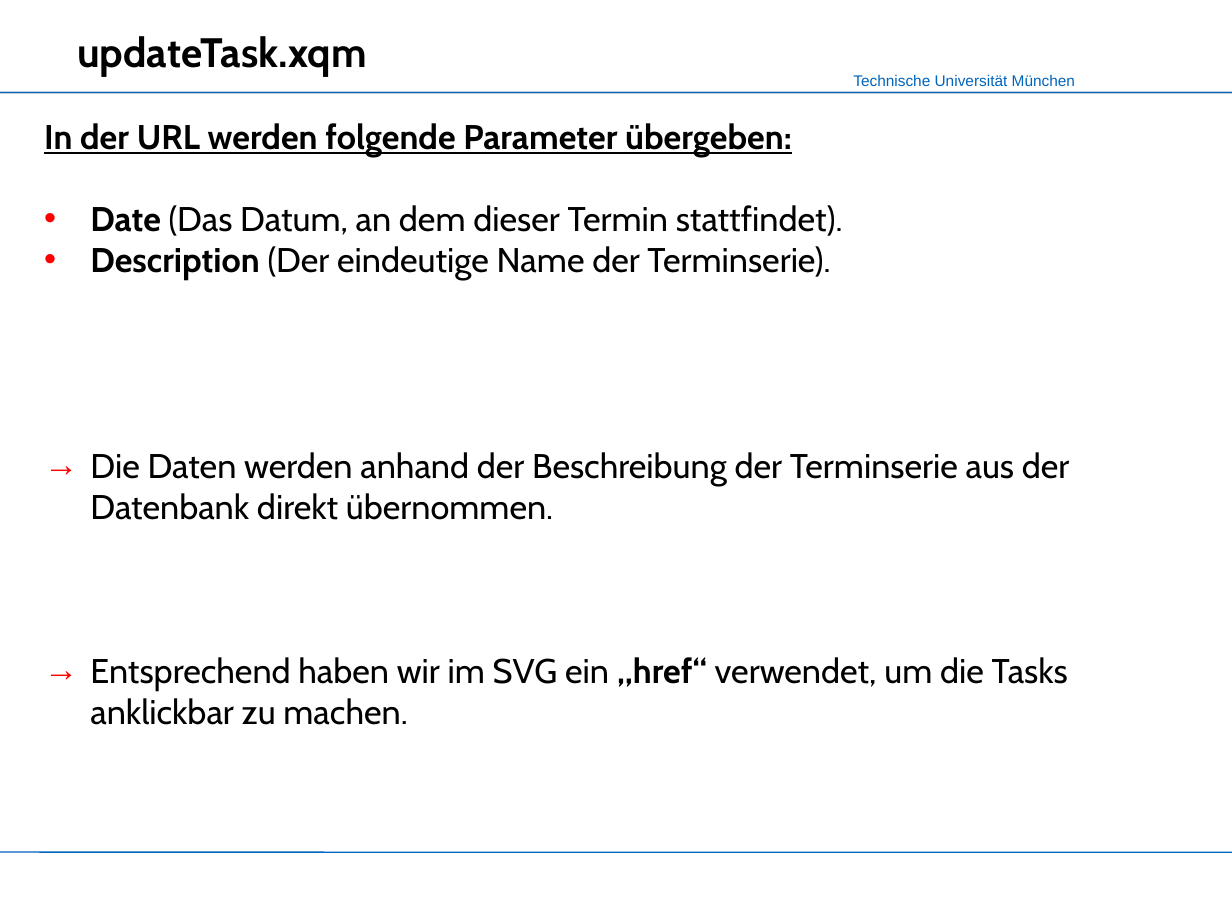
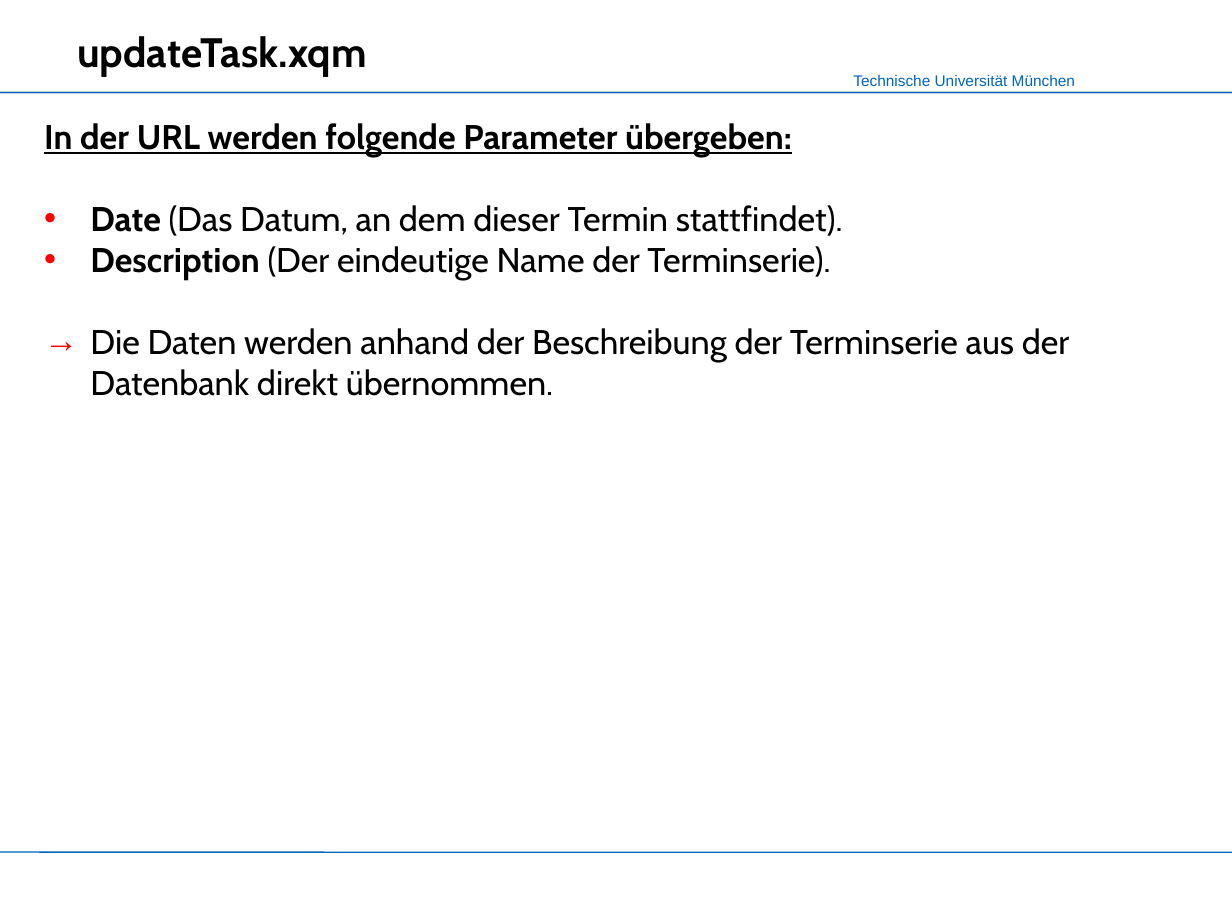
Before and after one commit to mokshasoul/XML-Praktikum, a slide deck: slide 25 of Slides/Slides_CalendarX-1.ppt. Drawn at 1232x924 pixels with LibreOffice and Linux fonts; fonts in the diff are those of the drawing; background and template pictures are left out. Boxes give left, top, right and bottom in pixels: in the first picture for what was removed or moved away, otherwise in the second. Text is boxed around its words. In the diff, an @@ line names an element or a change of style, - is before the commit and + after.

Commit message:
New Slides

```diff
--- a/Slides/Slides_CalendarX-1.ppt
+++ b/Slides/Slides_CalendarX-1.ppt
@@ text at (90,657,1068,725): paragraph removed @@
-→ Entsprechend haben wir im SVG ein „href“ verwendet, um die Tasks anklickbar zu machen.
```
Also in this commit, not shown: 3 other slides changed.
